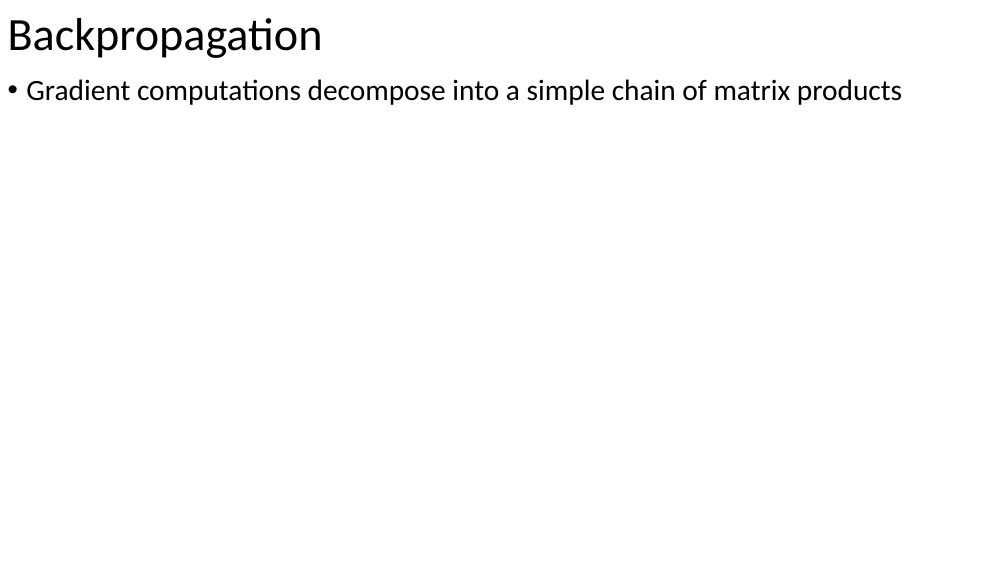
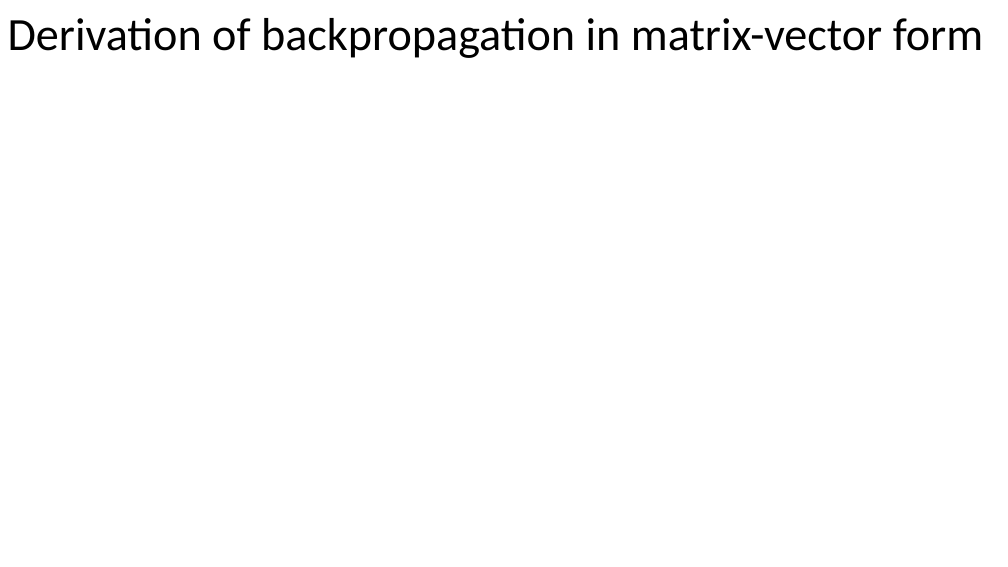
Before and after one commit to russellu/cs405, a slide deck: slide 2 of Lecture_21.pptx. Drawn at 1008x567 pixels with LibreOffice and Linux fonts; fonts in the diff are those of the drawing; background and template pictures are left out. Boxes give left, top, right and bottom in pixels: in the first picture for what was removed or moved away, otherwise in the second. Text is boxed around its words. In the diff, an @@ line names an element or a change of style, - is before the commit and + after.

Commit message:
add

```diff
--- a/Lecture_21.pptx
+++ b/Lecture_21.pptx
@@ title at <box>8,18,983,58</box>: text changed @@
-Backpropagation
+Derivation of backpropagation in matrix-vector form
@@ text removed at <box>26,79,902,105</box> @@
-• Gradient computations decompose into a simple chain of matrix products
```
Also in this commit, not shown: 2 other slides changed, 6 slides added, 1 slide removed.
